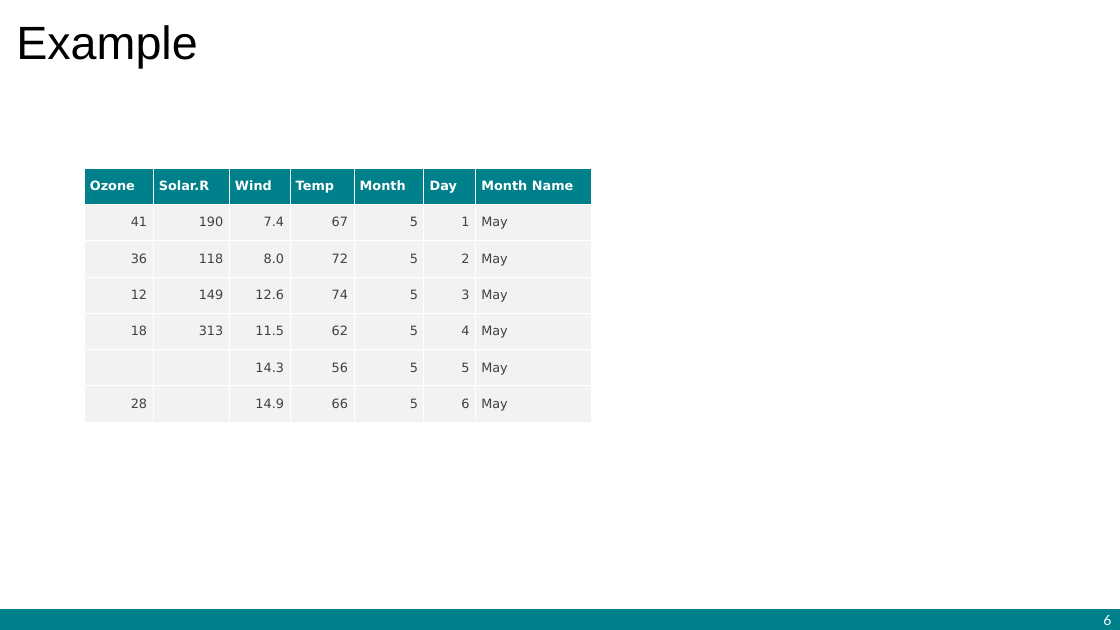
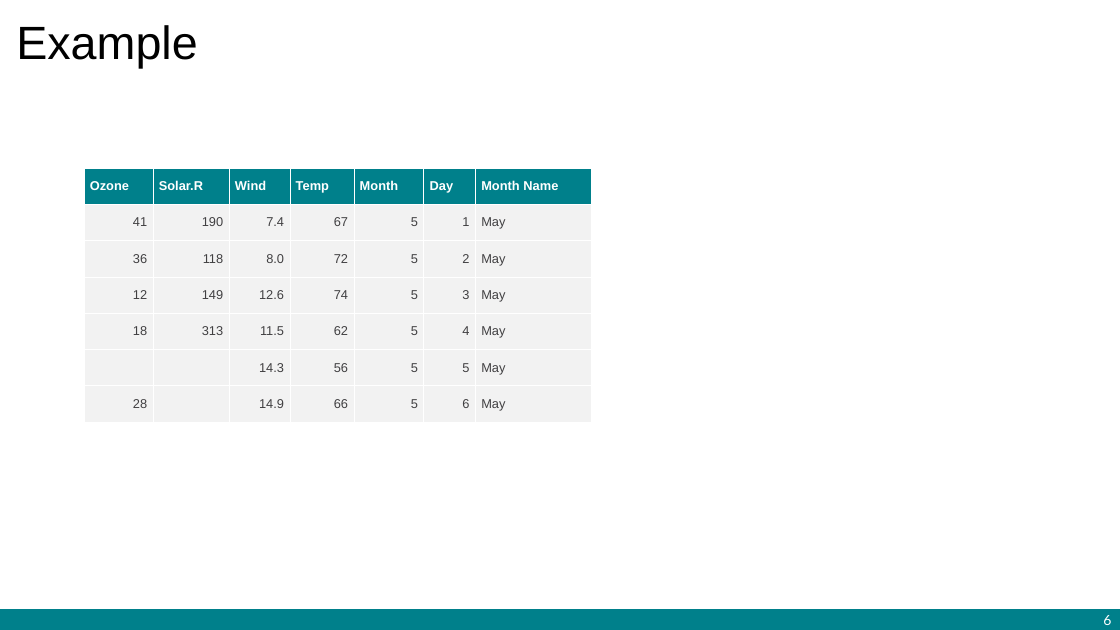
Before and after one commit to AAGI-AUS/AAGIQuarto, a slide deck: slide 6 of assets/template-pptx.pptx. Drawn at 1120x630 pixels with LibreOffice and Linux fonts; fonts in the diff are those of the drawing; background and template pictures are left out. Boxes give left, top, right and bottom in pixels: in the first picture for what was removed or moved away, otherwise in the second. Text is boxed around its words. In the diff, an @@ line names an element or a change of style, - is before the commit and + after.

```diff
--- a/assets/template-pptx.pptx
+++ b/assets/template-pptx.pptx
@@ table at [84,168,591,630] @@
@@ font DejaVu Sans to Arial @@
```
Also in this commit, not shown: 9 other files.
